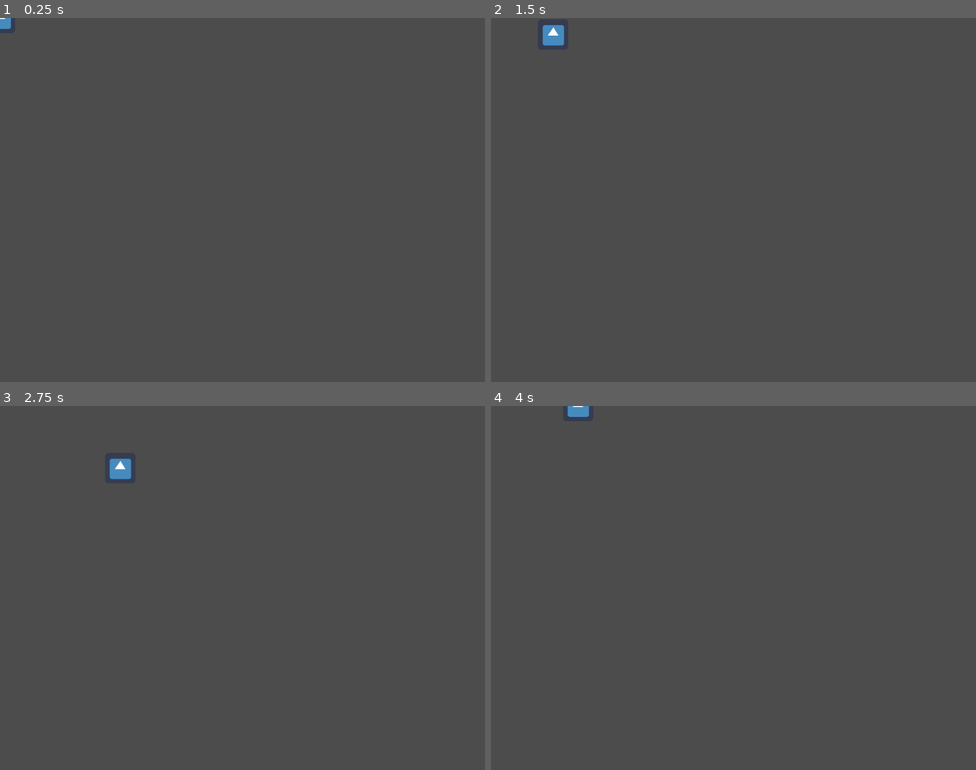
Above: before the commit, frames 1-4 (two rows, left to right).
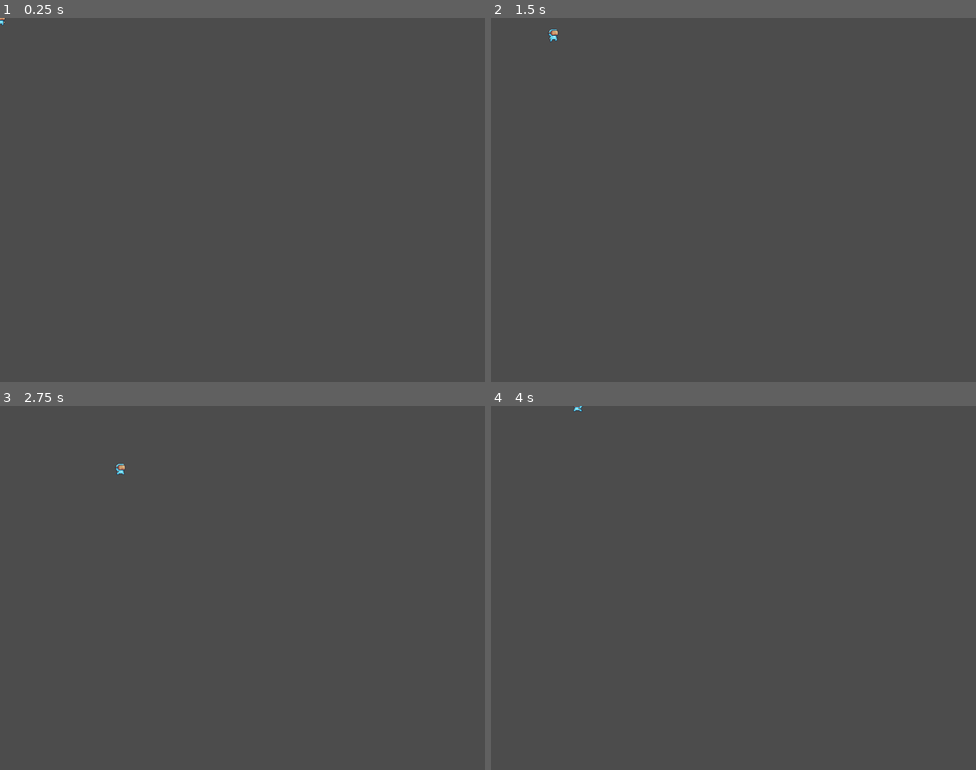
Above: after the commit, the same moments.

Repository: Andorbal/godot-codemash-2023
Game: Godot game, scene res://Scenes/Player/Player.tscn
The game is run twice, just before and just after one commit, with the same random seed, the same clock (stepped at 60 frames per second) and the same inputs. The project has no main scene, so this scene is started directly. The engine's default icon, where the game draws it, is replaced by a stand-in: a white triangle on a blue panel in a dark square.
Inputs:
- Up to frame 1 (0.25 s): no input
- Up to frame 2 (1.5 s): tap Enter at 0.5 s; hold Right (ui_right) 0.53-1.28 s; hold Down (ui_down) from 1.28 s (still down)
- Up to frame 3 (2.75 s): release Down (ui_down) at 2.03 s; hold Right (ui_right) from 2.03 s (still down)
- Up to frame 4 (4 s): release Right (ui_right) at 2.78 s; hold Up (ui_up) 2.78-3.53 s; hold Left (ui_left) from 3.53 s (still down)

The runs differ from the first frame. In frame 1, less than 0.1% of the frame differs, in the area x 0-3%, y 0-3%; in frame 2, 0.3%, in the area x 10-16%, y 1-8%; in frame 3, 0.3%; in frame 4, 0.1%.

Commit message:
Add animations to player sprite

Diff:
--- a/Scenes/Player/Player.gd
+++ b/Scenes/Player/Player.gd
@@ -14,3 +14,17 @@
     velocity.y = (move_down - move_up) * move_speed
 
     velocity = move_and_slide(velocity, Vector2.UP)
+
+    if move_left > 0:
+      $AnimatedSprite.flip_h = true
+    elif move_right > 0:
+      $AnimatedSprite.flip_h = false
+
+    if velocity.y > 0:
+      $AnimatedSprite.play("jump")
+    elif velocity.y < 0:
+      $AnimatedSprite.play("fall")
+    elif velocity.x != 0:
+      $AnimatedSprite.play("run")
+    else:
+      $AnimatedSprite.play("idle")
--- a/Scenes/Player/Player.tscn
+++ b/Scenes/Player/Player.tscn
@@ -1,16 +1,20 @@
 [gd_scene load_steps=4 format=2]
 
 [ext_resource path="res://Scenes/Player/Player.gd" type="Script" id=1]
-[ext_resource path="res://icon.png" type="Texture" id=2]
+[ext_resource path="res://Scenes/Player/SpriteFrames.tres" type="SpriteFrames" id=3]
 
 [sub_resource type="RectangleShape2D" id=1]
-extents = Vector2( 24, 24 )
+extents = Vector2( 10, 12 )
 
-[node name="KinematicBody2D" type="KinematicBody2D"]
+[node name="Player" type="KinematicBody2D"]
 script = ExtResource( 1 )
 
-[node name="Sprite" type="Sprite" parent="."]
-texture = ExtResource( 2 )
+[node name="CollisionShape2D" type="CollisionShape2D" parent="."]
+position = Vector2( 0, 4 )
+shape = SubResource( 1 )
 
-[node name="CollisionShape2D" type="CollisionShape2D" parent="."]
-shape = SubResource( 1 )
+[node name="AnimatedSprite" type="AnimatedSprite" parent="."]
+frames = ExtResource( 3 )
+animation = "idle"
+frame = 5
+playing = true
--- /dev/null
+++ b/Scenes/Player/SpriteFrames.tres
@@ -0,0 +1,154 @@
+[gd_resource type="SpriteFrames" load_steps=30 format=2]
+
+[ext_resource path="res://Assets/Art/Main Characters/Virtual Guy/Idle (32x32).png" type="Texture" id=1]
+[ext_resource path="res://Assets/Art/Main Characters/Virtual Guy/Jump (32x32).png" type="Texture" id=2]
+[ext_resource path="res://Assets/Art/Main Characters/Virtual Guy/Fall (32x32).png" type="Texture" id=3]
+[ext_resource path="res://Assets/Art/Main Characters/Virtual Guy/Run (32x32).png" type="Texture" id=4]
+
+[sub_resource type="AtlasTexture" id=12]
+flags = 4
+atlas = ExtResource( 3 )
+region = Rect2( 0, 0, 32, 32 )
+
+[sub_resource type="AtlasTexture" id=1]
+flags = 4
+atlas = ExtResource( 1 )
+region = Rect2( 0, 0, 32, 32 )
+
+[sub_resource type="AtlasTexture" id=2]
+flags = 4
+atlas = ExtResource( 1 )
+region = Rect2( 32, 0, 32, 32 )
+
+[sub_resource type="AtlasTexture" id=3]
+flags = 4
+atlas = ExtResource( 1 )
+region = Rect2( 64, 0, 32, 32 )
+
+[sub_resource type="AtlasTexture" id=4]
+flags = 4
+atlas = ExtResource( 1 )
+region = Rect2( 96, 0, 32, 32 )
+
+[sub_resource type="AtlasTexture" id=5]
+flags = 4
+atlas = ExtResource( 1 )
+region = Rect2( 128, 0, 32, 32 )
+
+[sub_resource type="AtlasTexture" id=6]
+flags = 4
+atlas = ExtResource( 1 )
+region = Rect2( 160, 0, 32, 32 )
+
+[sub_resource type="AtlasTexture" id=7]
+flags = 4
+atlas = ExtResource( 1 )
+region = Rect2( 192, 0, 32, 32 )
+
+[sub_resource type="AtlasTexture" id=8]
+flags = 4
+atlas = ExtResource( 1 )
+region = Rect2( 224, 0, 32, 32 )
+
+[sub_resource type="AtlasTexture" id=9]
+flags = 4
+atlas = ExtResource( 1 )
+region = Rect2( 256, 0, 32, 32 )
+
+[sub_resource type="AtlasTexture" id=10]
+flags = 4
+atlas = ExtResource( 1 )
+region = Rect2( 288, 0, 32, 32 )
+
+[sub_resource type="AtlasTexture" id=11]
+flags = 4
+atlas = ExtResource( 1 )
+region = Rect2( 320, 0, 32, 32 )
+
+[sub_resource type="AtlasTexture" id=13]
+flags = 4
+atlas = ExtResource( 2 )
+region = Rect2( 0, 0, 32, 32 )
+
+[sub_resource type="AtlasTexture" id=14]
+flags = 4
+atlas = ExtResource( 4 )
+region = Rect2( 0, 0, 32, 32 )
+
+[sub_resource type="AtlasTexture" id=15]
+flags = 4
+atlas = ExtResource( 4 )
+region = Rect2( 32, 0, 32, 32 )
+
+[sub_resource type="AtlasTexture" id=16]
+flags = 4
+atlas = ExtResource( 4 )
+region = Rect2( 64, 0, 32, 32 )
+
+[sub_resource type="AtlasTexture" id=17]
+flags = 4
+atlas = ExtResource( 4 )
+region = Rect2( 96, 0, 32, 32 )
+
+[sub_resource type="AtlasTexture" id=18]
+flags = 4
+atlas = ExtResource( 4 )
+region = Rect2( 128, 0, 32, 32 )
+
+[sub_resource type="AtlasTexture" id=19]
+flags = 4
+atlas = ExtResource( 4 )
+region = Rect2( 160, 0, 32, 32 )
+
+[sub_resource type="AtlasTexture" id=20]
+flags = 4
+atlas = ExtResource( 4 )
+region = Rect2( 192, 0, 32, 32 )
+
+[sub_resource type="AtlasTexture" id=21]
+flags = 4
+atlas = ExtResource( 4 )
+region = Rect2( 224, 0, 32, 32 )
+
+[sub_resource type="AtlasTexture" id=22]
+flags = 4
+atlas = ExtResource( 4 )
+region = Rect2( 256, 0, 32, 32 )
+
+[sub_resource type="AtlasTexture" id=23]
+flags = 4
+atlas = ExtResource( 4 )
+region = Rect2( 288, 0, 32, 32 )
+
+[sub_resource type="AtlasTexture" id=24]
+flags = 4
+atlas = ExtResource( 4 )
+region = Rect2( 320, 0, 32, 32 )
+
+[sub_resource type="AtlasTexture" id=25]
+flags = 4
+atlas = ExtResource( 4 )
+region = Rect2( 352, 0, 32, 32 )
+
+[resource]
+animations = [ {
+"frames": [ SubResource( 12 ) ],
+"loop": true,
+"name": "fall",
+"speed": 5.0
+}, {
+"frames": [ SubResource( 1 ), SubResource( 2 ), SubResource( 3 ), SubResource( 4 ), SubResource( 5 ), SubResource( 6 ), SubResource( 7 ), SubResource( 8 ), SubResource( 9 ), SubResource( 10 ), SubResource( 11 ) ],
+"loop": true,
+"name": "idle",
+"speed": 20.0
+}, {
+"frames": [ SubResource( 13 ) ],
+"loop": true,
+"name": "jump",
+"speed": 5.0
+}, {
+"frames": [ SubResource( 14 ), SubResource( 15 ), SubResource( 16 ), SubResource( 17 ), SubResource( 18 ), SubResource( 19 ), SubResource( 20 ), SubResource( 21 ), SubResource( 22 ), SubResource( 23 ), SubResource( 24 ), SubResource( 25 ) ],
+"loop": true,
+"name": "run",
+"speed": 5.0
+} ]
